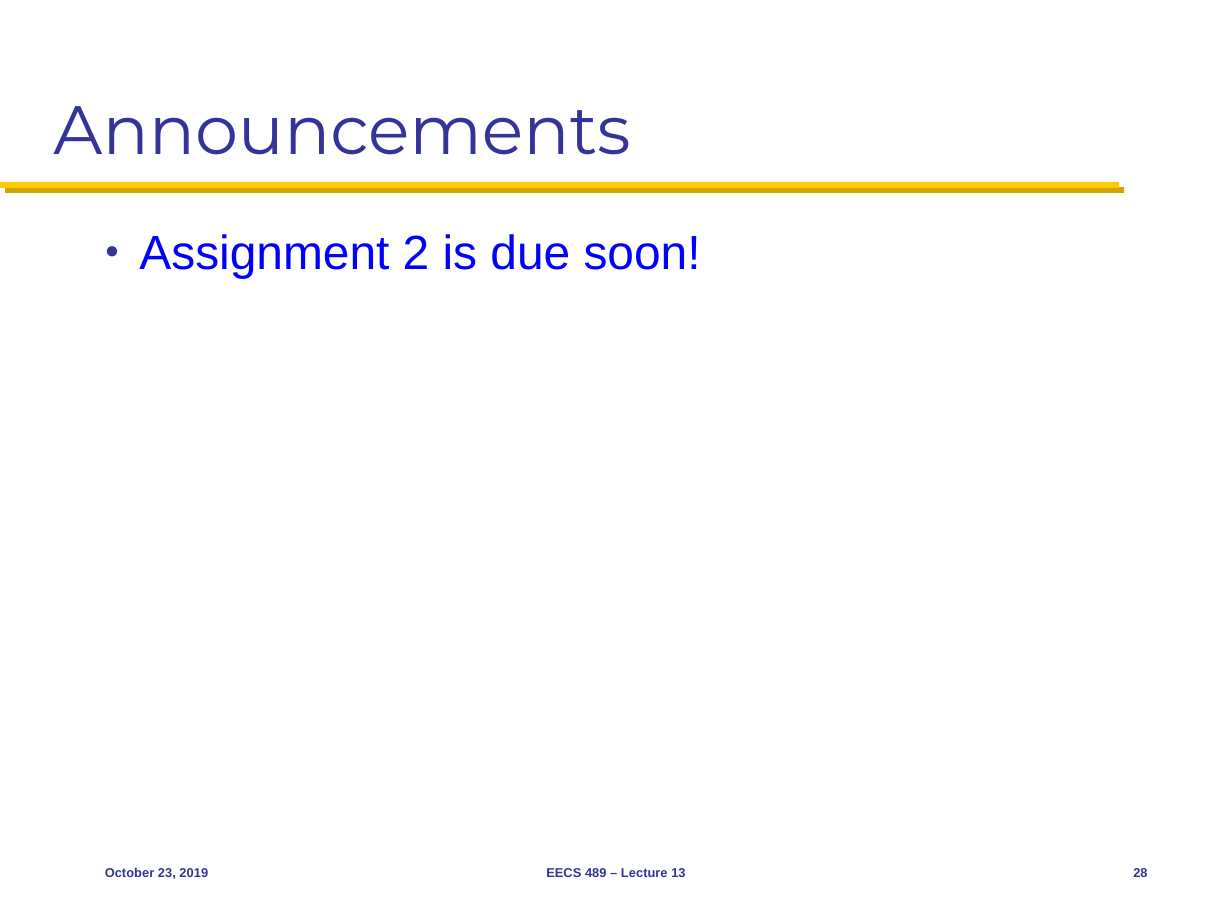
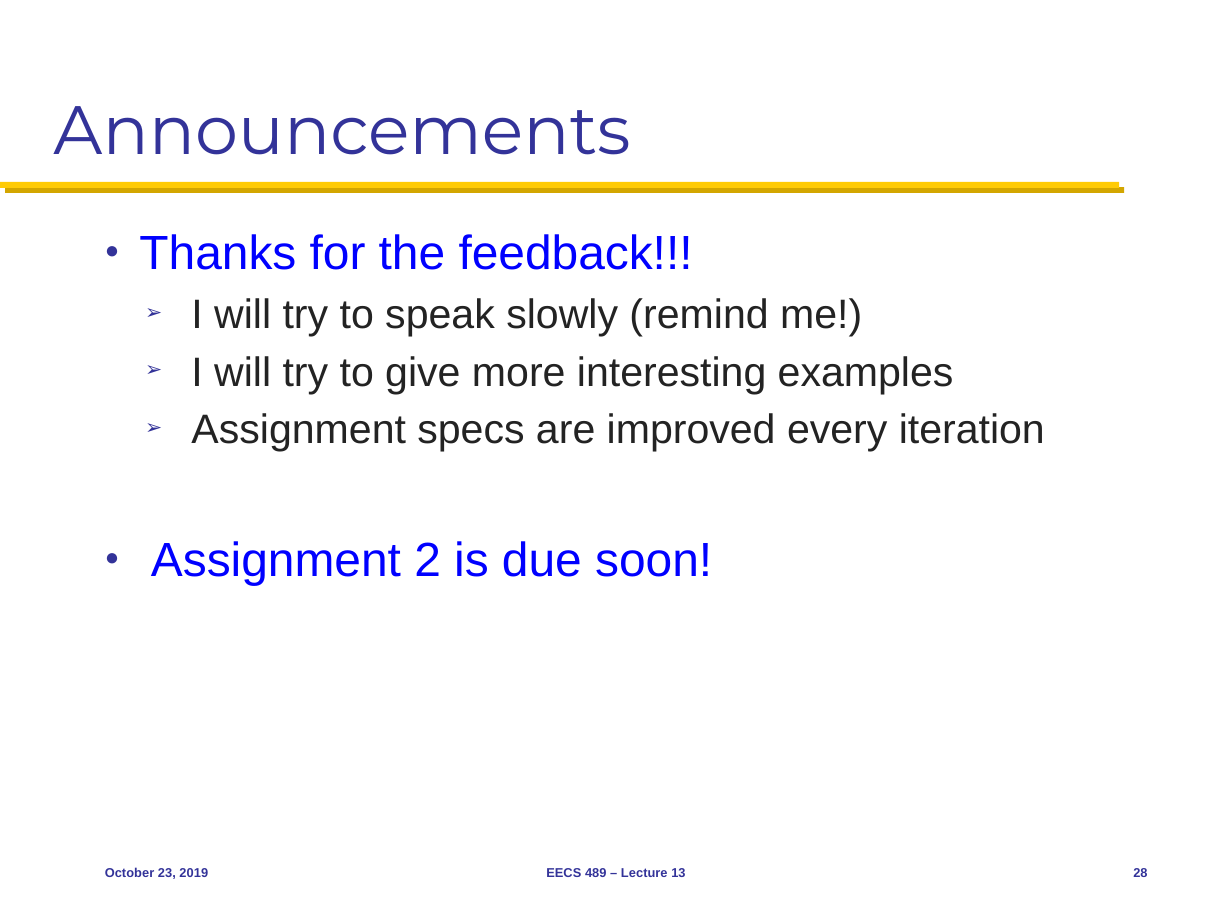
Before and after one commit to mosharaf/eecs489, a slide deck: slide 28 of Slides/102319.pptx. Drawn at 1232x924 pixels with LibreOffice and Linux fonts; fonts in the diff are those of the drawing. Boxes give left, top, right and bottom in pixels: in the first picture for what was removed or moved away, otherwise in the second. Text is boxed around its words. In the diff, an @@ line names an element or a change of style, - is before the commit and + after.

Commit message:
Tweaks for Oct 23

```diff
--- a/Slides/102319.pptx
+++ b/Slides/102319.pptx
@@ text at box(139, 234, 1045, 451): paragraphs added @@
+● Thanks for the feedback!!!
+  ➢ I will try to speak slowly (remind me!)
+  ➢ I will try to give more interesting examples
+  ➢ Assignment specs are improved every iteration
@@ text at box(151, 541, 712, 585): indent changed @@
```
Also in this commit, not shown: 1 slide added.
